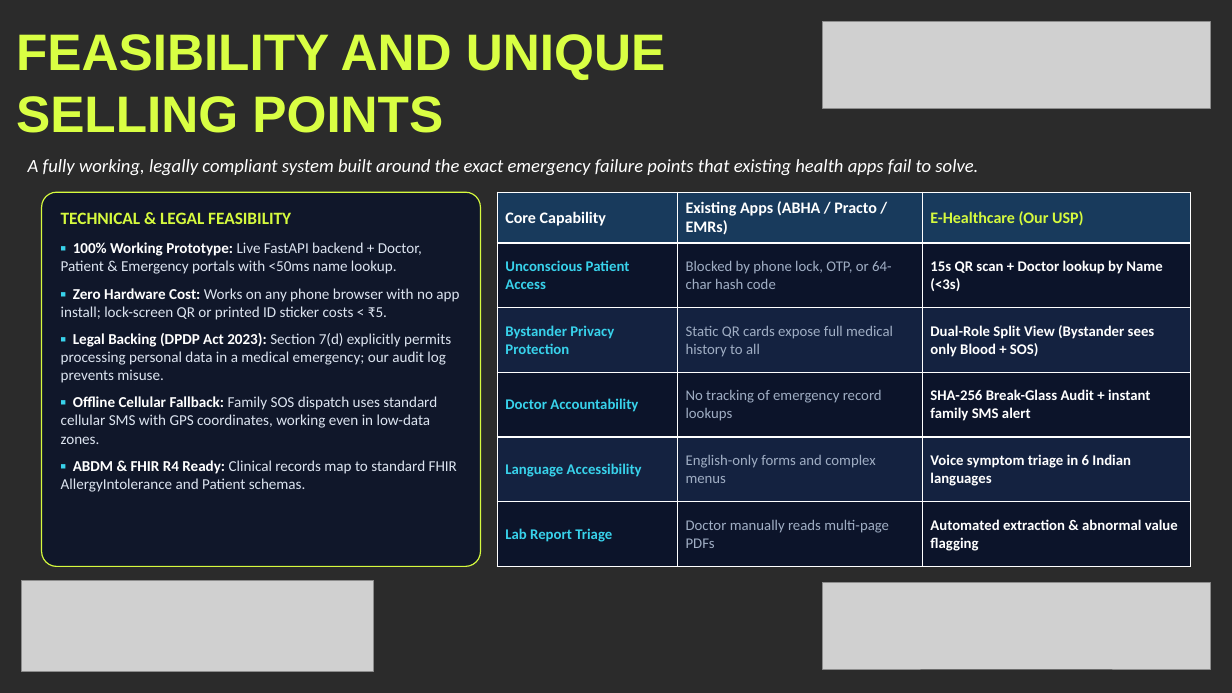
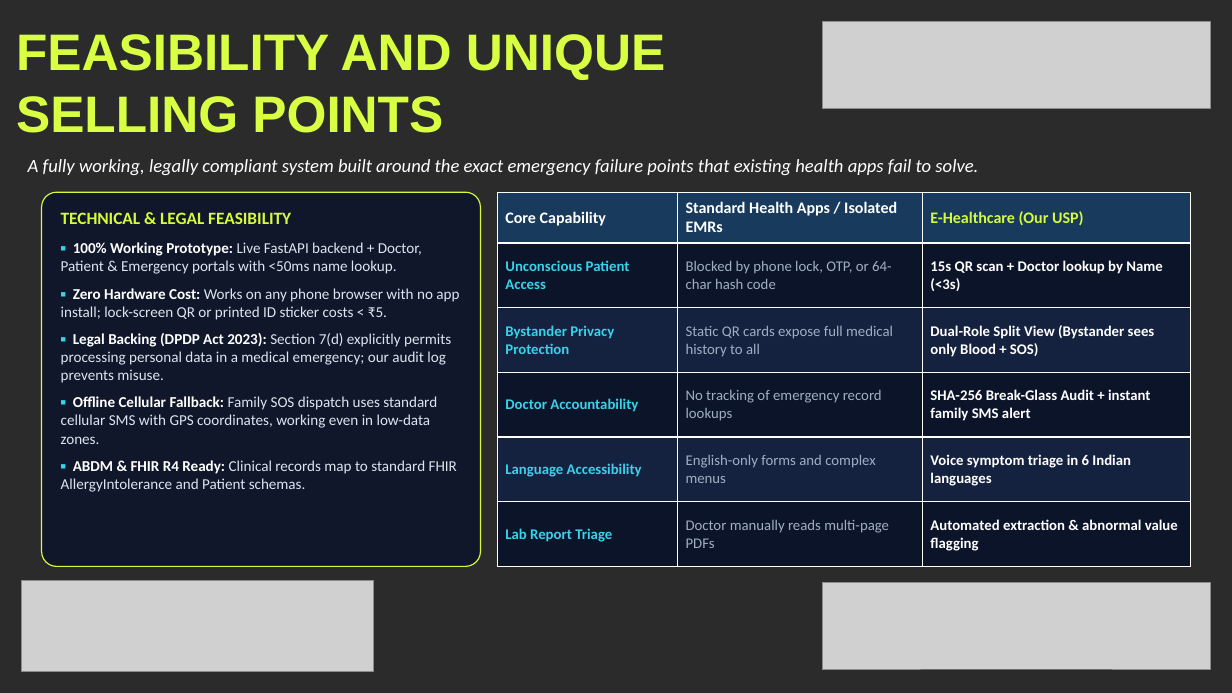
Before and after one commit to yogeshwaran2344/e-healthcare, a slide deck: slide 5 of Khacks_4.0_Proxy_Submission.pptx. Drawn at 1232x693 pixels with LibreOffice and Linux fonts; fonts in the diff are those of the drawing; grey boxes stand for pictures; background and template pictures are left out; a plain dark background stands for a picture behind light text. Boxes give left, top, right and bottom in pixels: in the first picture for what was removed or moved away, otherwise in the second. Text is boxed around its words. In the diff, an @@ line names an element or a change of style, - is before the commit and + after.

```diff
--- a/Khacks_4.0_Proxy_Submission.pptx
+++ b/Khacks_4.0_Proxy_Submission.pptx
@@ table at bbox=[497, 192, 1190, 567] @@
-row 1, column 2: Existing Apps (ABHA / Practo / EMRs)
+row 1, column 2: Standard Health Apps / Isolated EMRs
```
Also in this commit, not shown: 1 other slide changed, 1 other file.
